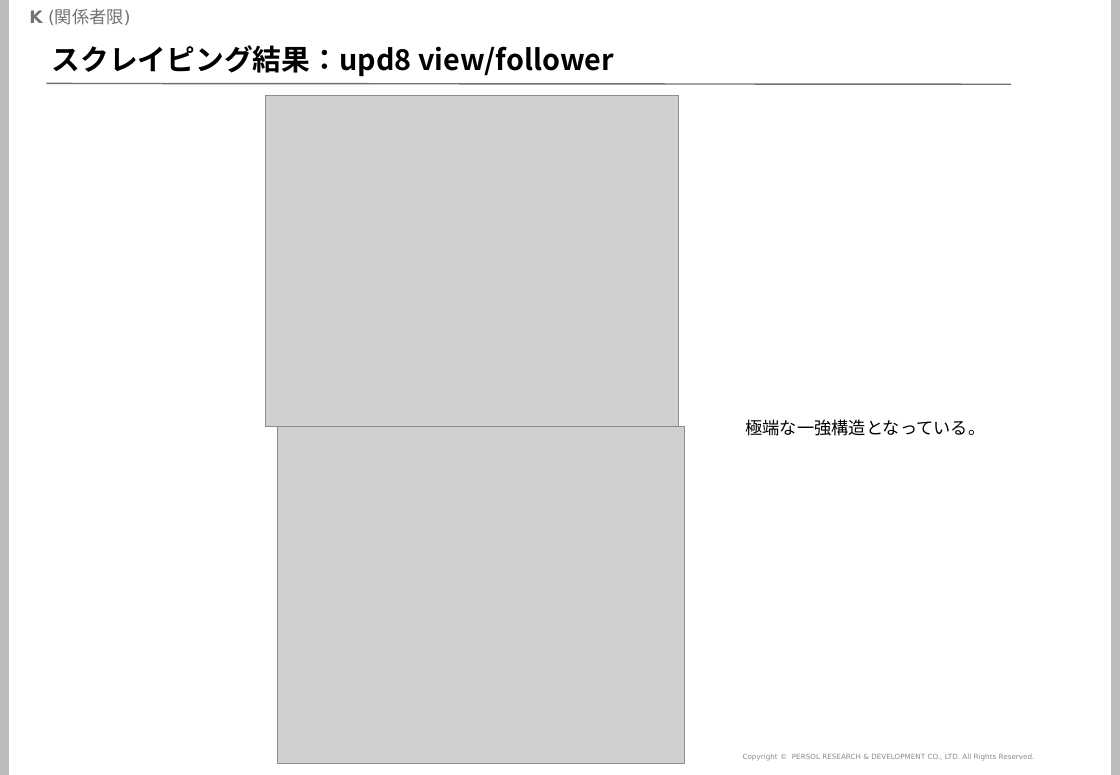
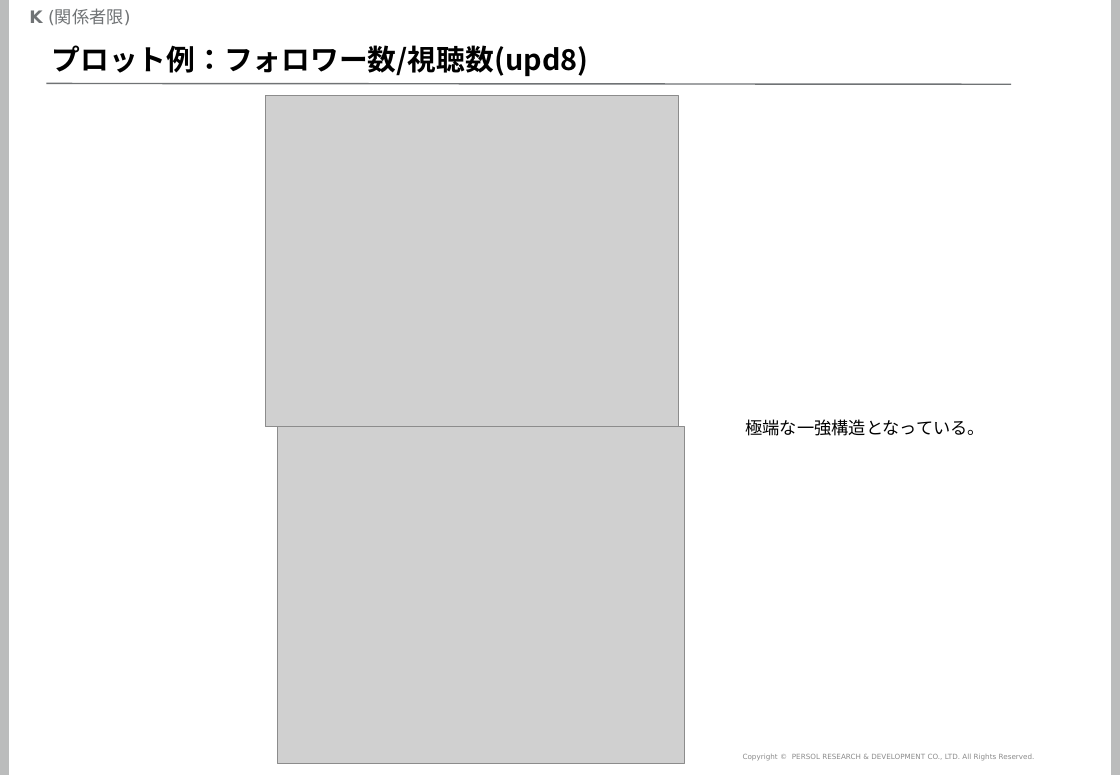
Before and after one commit to mogrodown/python_session, a slide deck: slide 51 of doc/python中級講座_2020.pptx (slide 41 before the commit). Drawn at 1120x775 pixels with LibreOffice and Linux fonts; fonts in the diff are those of the drawing; grey boxes stand for pictures; background and template pictures are left out. Boxes give left, top, right and bottom in pixels: in the first picture for what was removed or moved away, otherwise in the second. Text is boxed around its words. In the diff, an @@ line names an element or a change of style, - is before the commit and + after.

```diff
--- a/doc/python中級講座_2020.pptx
+++ b/doc/python中級講座_2020.pptx
@@ title at (52, 45, 589, 77): text changed @@
-スクレイピング結果：upd8 view/follower
+プロット例：フォロワー数/視聴数(upd8)
```
Also in this commit, not shown: 12 other slides changed, 12 slides added, 1 slide removed, 5 other files.
